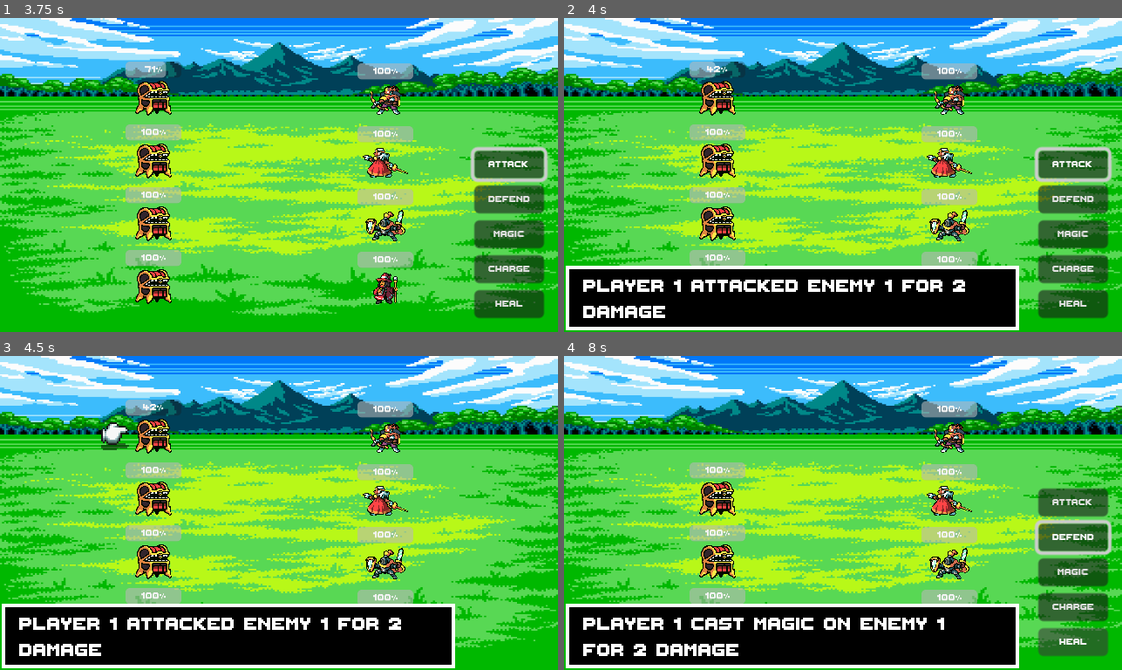
Above: before the commit, frames 1-4 (two rows, left to right).
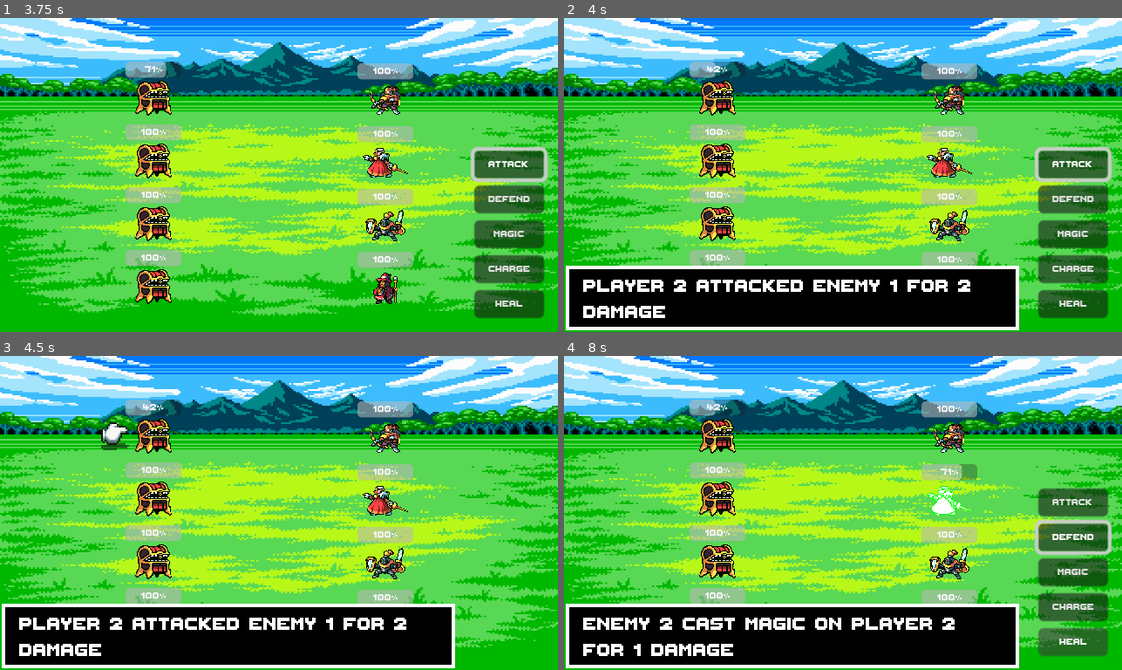
Above: after the commit, the same moments.

Repository: waleedlugod/jrpg
Game: Godot game, scene res://scenes/battle_scene.tscn
The game is run twice, just before and just after one commit, with the same random seed, the same clock (stepped at 60 frames per second) and the same inputs.
Inputs:
- Up to frame 1 (3.75 s): click "Attack" at 0.5 s; tap Enter (ui_accept) at 1.25, 1.52, 2, 2.27, 3.5 s; hold Up (ui_up) 1.28-2.03 s; hold Down (ui_down) 2.03-2.75 s; click "Defend" at 2.75 s; hold Up (ui_up) from 3.53 s (still down)
- Up to frame 2 (4 s): keep holding Up (ui_up)
- Up to frame 3 (4.5 s): release Up (ui_up) at 4.25 s; click "Magic" at 4.25 s
- Up to frame 4 (8 s): hold Up (ui_up) 5.03-5.75 s; tap Enter (ui_accept) at 5.27, 7.52 s; click "Charge" at 5.75 s; click "Heal" at 6.5 s; hold Down (ui_down) from 7.28 s (still down)

Frame 1 is identical in both runs. In frame 2, 1.0% of the frame differs, in the area x 19-73%, y 83-88%; in frame 3, 1.0%; in frame 4, 3.1%, in the area x 4-75%, y 13-96%.

Commit message:
Fix action log

Diff:
--- a/scripts/battle_scene.gd
+++ b/scripts/battle_scene.gd
@@ -65,52 +65,58 @@
 	playerGroup.clear_focus()
 
 	# player action phase
-	for action in action_queue:
+	for i in len(action_queue):
+		var action = action_queue[i]
 		print(action)
 
 		# Check if player target exists before taking action
 		if action.target >= players.size() or players[action.target] == null:
 			continue  # Skip action if target player does not exist
 
+		var player = players[i]
+
 		match action.chosen_action:
 			"attack":
-				var player = players[action.target]
 				var damage = 2
 				if player.is_charging:
 					damage *= player.charge_multiplier
 					player.is_charging = false
 				enemyGroup.handle_damage(action.target, damage)
-				display_text("Player %d attacked Enemy %d for %d damage" % [action.target + 1, action.target + 1, damage])
+				display_text("%s attacked %s for %d damage" % [player.character_name, enemies[action.target].character_name, damage])
 			"defend":
 				players[action.target].is_defending = true
-				display_text("Player %d is defending" % playerGroup.current_player)
+				display_text("%s is defending" % player.character_name)
 			"magic":
 				enemyGroup.handle_damage(action.target, rng.randi_range(1, 5))
-				display_text("Player %d cast magic on Enemy %d for %d damage" % [action.target + 1, action.target + 1, rng.randi_range(1, 5)])
+				display_text("%s cast magic on %s for %d damage" % [player.character_name, enemies[action.target].character_name, rng.randi_range(1, 5)])
 			"charge":
 				players[action.target].is_charging = true
-				display_text("Player %d is charging up for a stronger attack" % [action.target + 1])
+				display_text("%s is charging up for a stronger attack" % player.character_name)
 			"heal":
 				var target_player = players[action.target]
 				target_player.health = min(target_player.MAX_HEALTH, target_player.health + healing_amount)
-				display_text("Player %d healed for %d HP" % [action.target + 1, healing_amount])
+				display_text("%s healed for %d HP" % [target_player.character_name, healing_amount])
 				print("Healed player " + str(action.target) + " for " + str(healing_amount) + " HP")
 		await get_tree().create_timer(1).timeout
 
 
 	# enemy action phase
 	var enemy_action_queue = generate_enemy_actions()
-	for action in enemy_action_queue:
+	for i in len(enemy_action_queue):
+		var action = enemy_action_queue[i]
 		print(action)
 		if action.target >= players.size() or players[action.target] == null:
 			continue
+
+		var enemy = enemies[i]
+
 		match action.chosen_action:
 			"attack":
 				playerGroup.handle_damage(action.target, 2)
-				display_text("Enemy %d attacked Player %d for 2 damage" % [action.target + 1 , action.target + 1])
+				display_text("%s attacked %s for 2 damage" % [enemy.character_name, players[action.target].character_name])
 			"magic":
 				playerGroup.handle_damage(action.target, rng.randi_range(1, 5))
-				display_text("Enemy %d cast magic on Player %d for %d damage" % [action.target + 1, action.target + 1, rng.randi_range(1, 5)])
+				display_text("%s cast magic on %s for %d damage" % [enemy.character_name, players[action.target].character_name, rng.randi_range(1, 5)])
 		await get_tree().create_timer(1).timeout
 
 	end_battle_sequence()
--- a/scripts/character.gd
+++ b/scripts/character.gd
@@ -11,6 +11,7 @@
 var is_defending: bool = false
 var is_charging: bool = false
 var charge_multiplier: float = 1.5  # Multiplier for charged attacks
+var character_name: String = ""
 
 
 var health: float = 7:
--- a/scripts/enemy_group.gd
+++ b/scripts/enemy_group.gd
@@ -7,6 +7,7 @@
 	enemies = get_children()
 	for i in enemies.size():
 		enemies[i].position = Vector2(0, i*36)
+		enemies[i].character_name = "Enemy %s" % (i+1)
 
 
 func clear_focus() -> void:
--- a/scripts/player_group.gd
+++ b/scripts/player_group.gd
@@ -20,6 +20,7 @@
 	for i in players.size():
 		players[i].player_id = i + 1 #player id
 		players[i].position = Vector2(0, i*36)
+		players[i].character_name = "Player %s" % (i+1)
 
 	focus = 0
 
